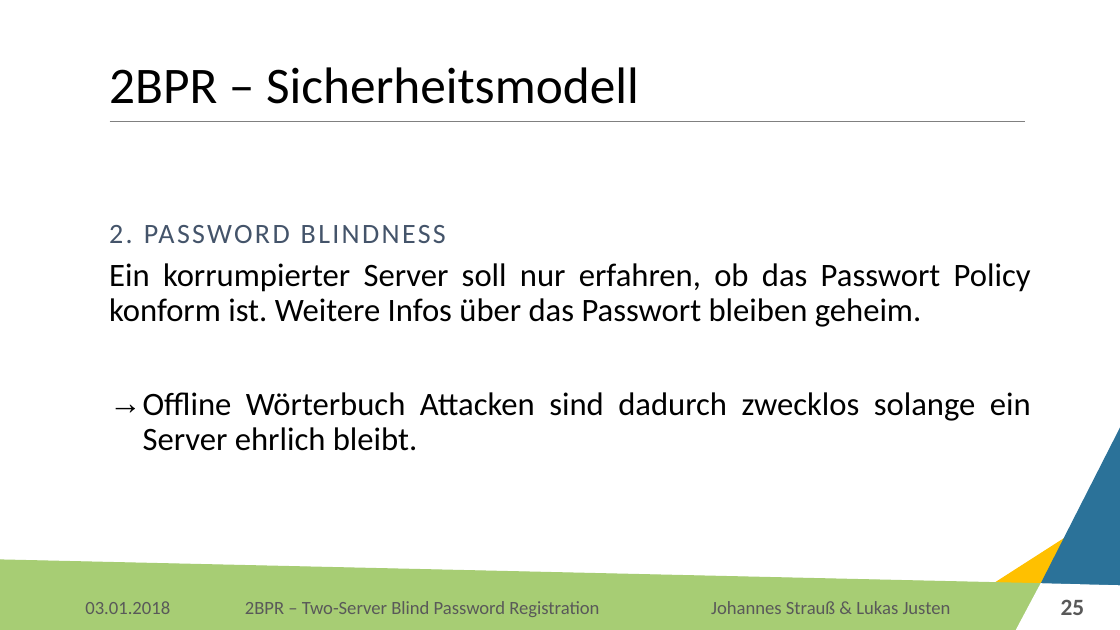
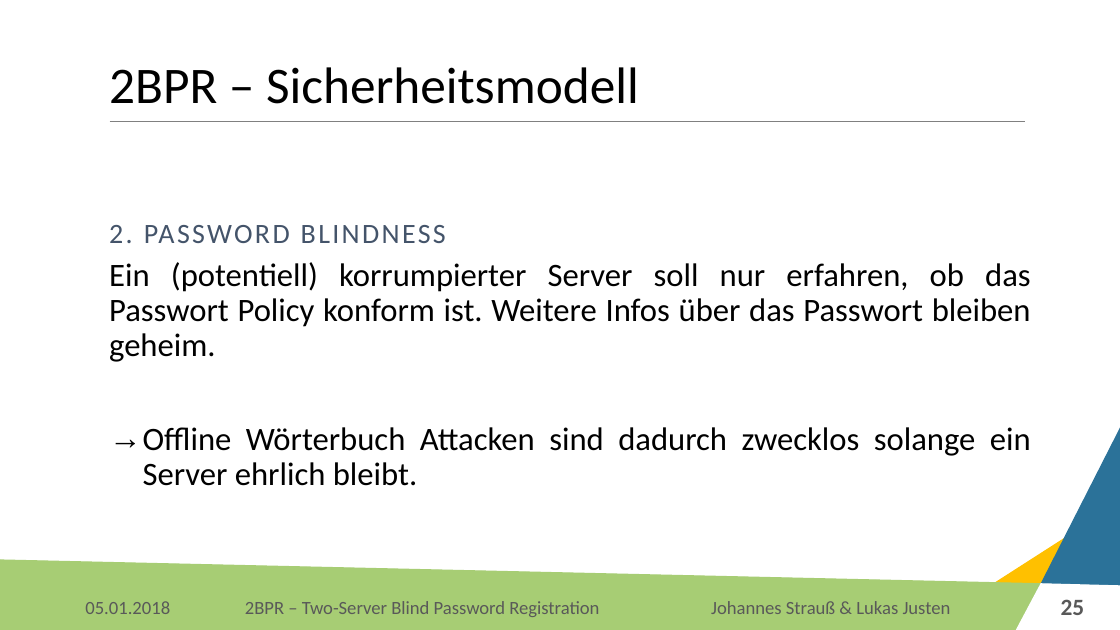
Before and after one commit to Lukas-Justen/IT-Security-2BPR, a slide deck: slide 25 of 2BPR.pptx. Drawn at 1120x630 pixels with LibreOffice and Linux fonts; fonts in the diff are those of the drawing; background and template pictures are left out. Boxes give left, top, right and bottom in pixels: in the first picture for what was removed or moved away, otherwise in the second. Text is boxed around its words. In the diff, an @@ line names an element or a change of style, - is before the commit and + after.

```diff
--- a/2BPR.pptx
+++ b/2BPR.pptx
@@ text at [109, 262, 1031, 362]: text changed @@
-Ein korrumpierter Server soll nur erfahren, ob das Passwort Policy konform ist. Weitere Infos über das Passwort bleiben geheim.
+Ein (potentiell) korrumpierter Server soll nur erfahren, ob das Passwort Policy konform ist. Weitere Infos über das Passwort bleiben geheim.
@@ text at [85, 601, 170, 614]: text changed @@
-03.01.2018
+05.01.2018
```
Also in this commit, not shown: 42 other slides changed.
